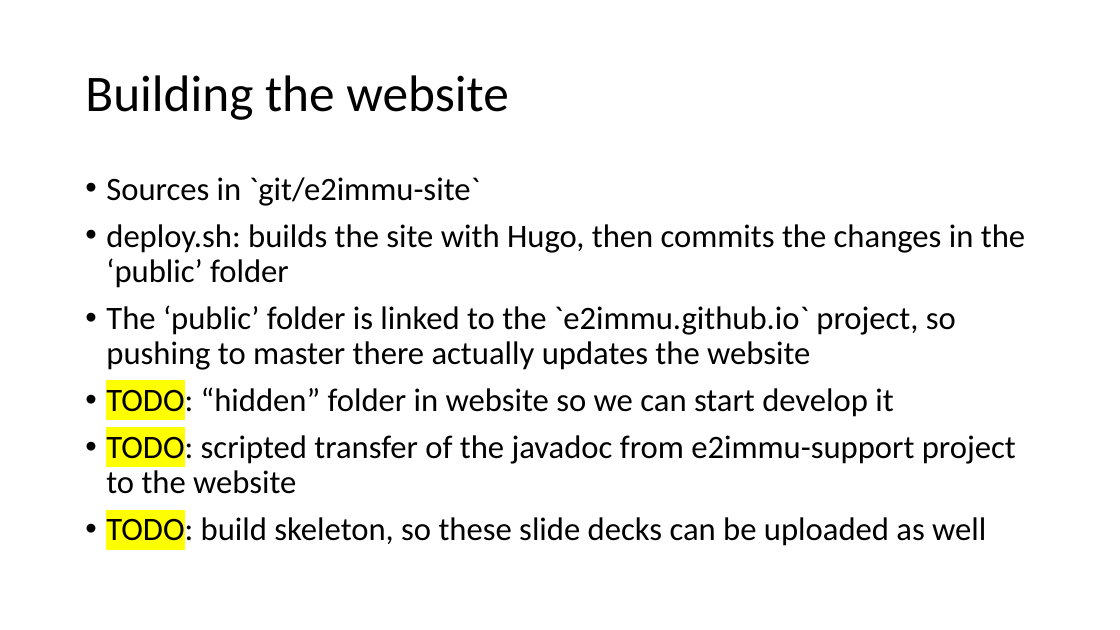
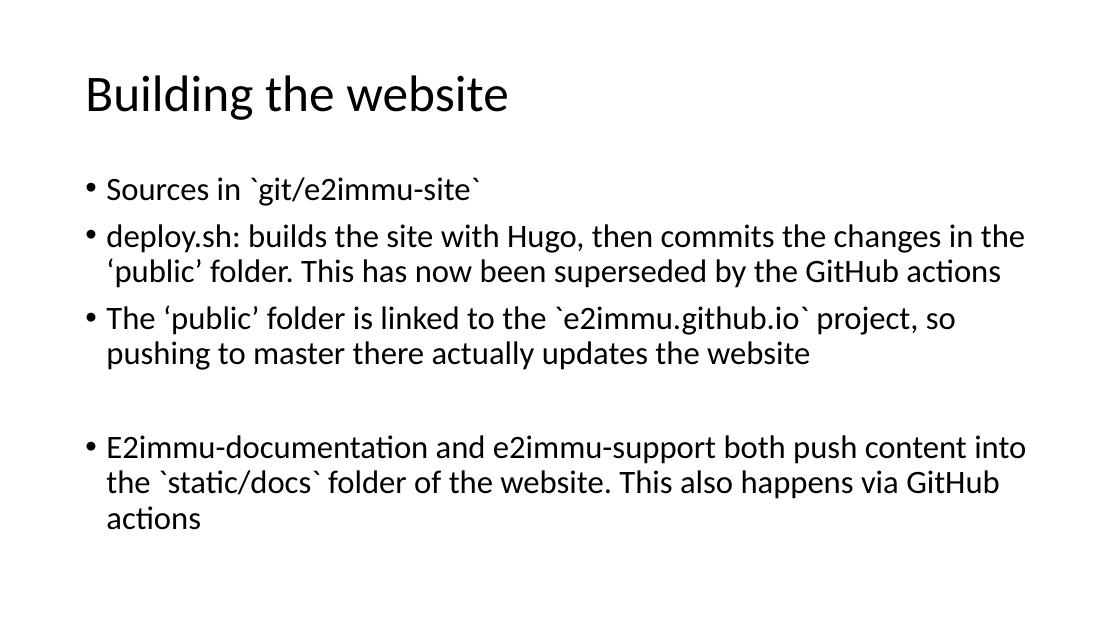
Before and after one commit to e2immu/e2immu-site, a slide deck: slide 11 of static/powerpoint/SlideDeck2.pptx (slide 13 before the commit). Drawn at 1120x630 pixels with LibreOffice and Linux fonts; fonts in the diff are those of the drawing. Boxes give left, top, right and bottom in pixels: in the first picture for what was removed or moved away, otherwise in the second. Text is boxed around its words. In the diff, an @@ line names an element or a change of style, - is before the commit and + after.

```diff
--- a/static/powerpoint/SlideDeck2.pptx
+++ b/static/powerpoint/SlideDeck2.pptx
@@ text at [106,224,1025,288]: text changed @@
-• deploy.sh: builds the site with Hugo, then commits the changes in the ‘public’ folder
+• deploy.sh: builds the site with Hugo, then commits the changes in the ‘public’ folder. This has now been superseded by the GitHub actions
@@ text at [106,435,1026,530]: text changed @@
-• TODO: “hidden” folder in website so we can start develop it
-• TODO: scripted transfer of the javadoc from e2immu-support project to the website
-• TODO: build skeleton, so these slide decks can be uploaded as well
+• E2immu-documentation and e2immu-support both push content into the `static/docs` folder of the website. This also happens via GitHub actions
```
Also in this commit, not shown: 8 other slides changed, 1 slide removed, 4 other files.
